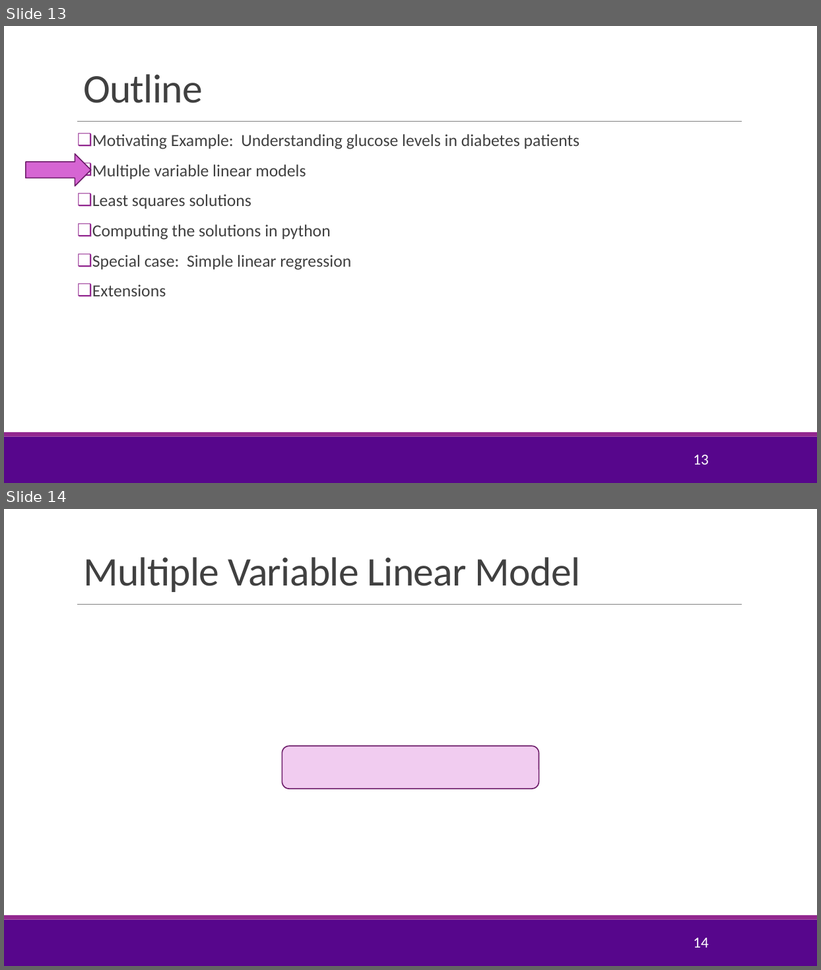
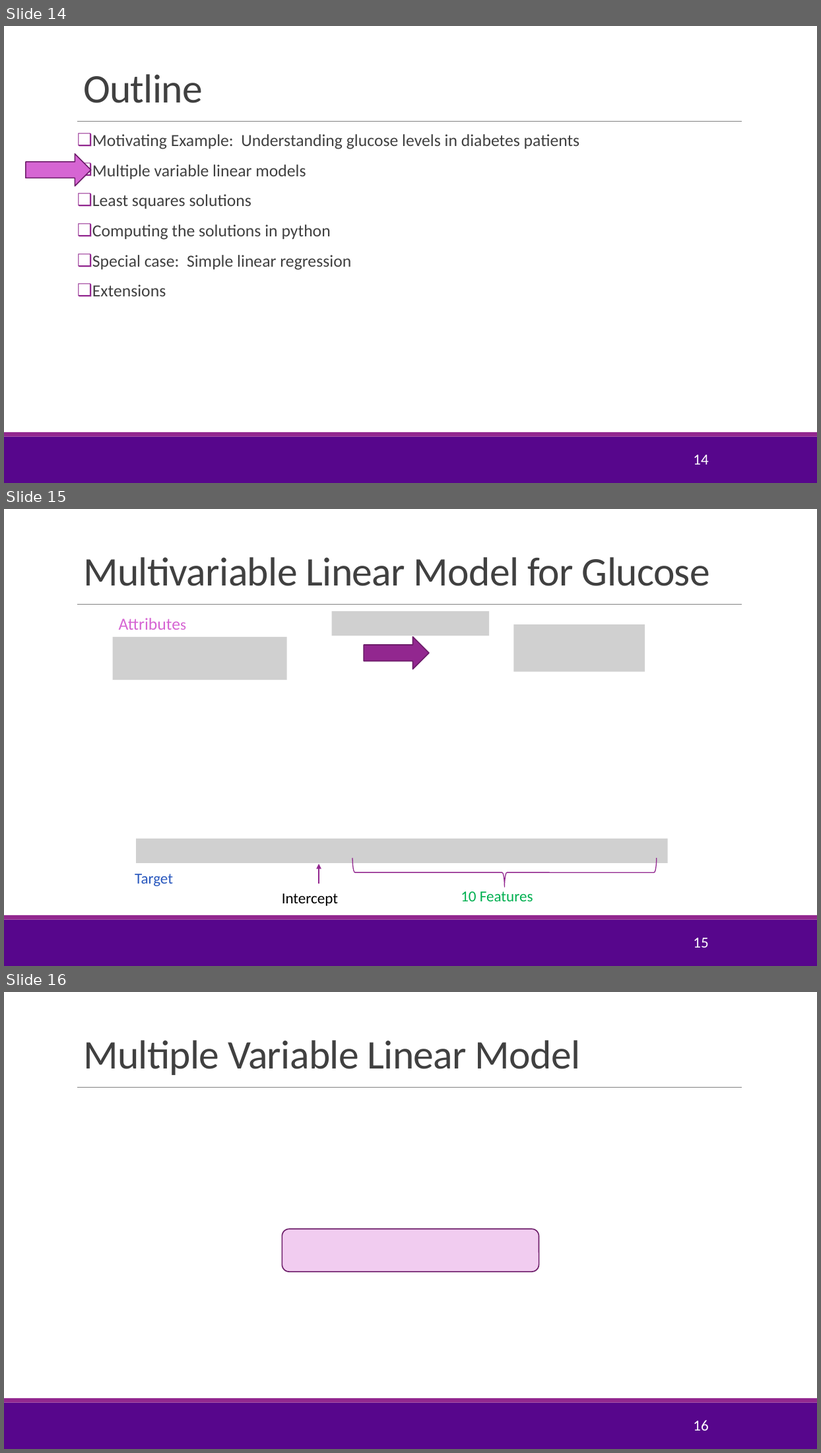
Before and after one commit to sdrangan/introml, a slide deck: lectures/Lect03_MultLinRegression.pptx. Shown one above the other, each under a label of ours: slides 13 and 14 before the commit, slides 14, 15 and 16 after it. The pictures are 821x970 and 821x1453 pixels, drawn with LibreOffice and Linux fonts; fonts in the diff are those of the drawing; grey boxes stand for pictures; background and template pictures are left out. Boxes give left, top, right and bottom in pixels: in the first picture for what was removed or moved away, otherwise in the second. Text is boxed around its words. In the diff, an @@ line names an element or a change of style, - is before the commit and + after.

```diff
--- a/lectures/Lect03_MultLinRegression.pptx
+++ b/lectures/Lect03_MultLinRegression.pptx
@@ slide 15 added at box(4, 509, 817, 966), background #FFFFFF; not listed: 3 template elements that a slide beside it also shows @@
@@ title added at box(83, 557, 710, 586), 48 pt, text #404040 @@
+Multivariable Linear Model for Glucose
@@ text added at box(113, 610, 193, 637), 20 pt, text #D665D3 @@
+Attributes
@@ picture added at box(332, 611, 490, 636) @@
@@ picture added at box(514, 625, 645, 672) @@
@@ picture added at box(113, 637, 287, 681) @@
@@ right arrow added at box(364, 637, 429, 669), fill #92278F, outline #6C1D6A 1.25 pt @@
@@ group added at box(135, 839, 668, 906): 3 texts, 1 picture, 1 right brace, 1 arrow @@
+10 Features
+Target
+Intercept
@@ page number added at box(693, 938, 708, 948), 18 pt, text #FFFFFF @@
+15
@@ what was slide 13 is now slide 14 @@
@@ page number at box(693, 455, 708, 465): text changed @@
-13
+14
@@ what was slide 14 is now slide 16 @@
@@ page number at box(693, 1420, 708, 1431): text changed @@
-14
+16
```
Also in this commit, not shown: 6 slides changed, 3 other slides added, 2 slides removed, 4 other files.
